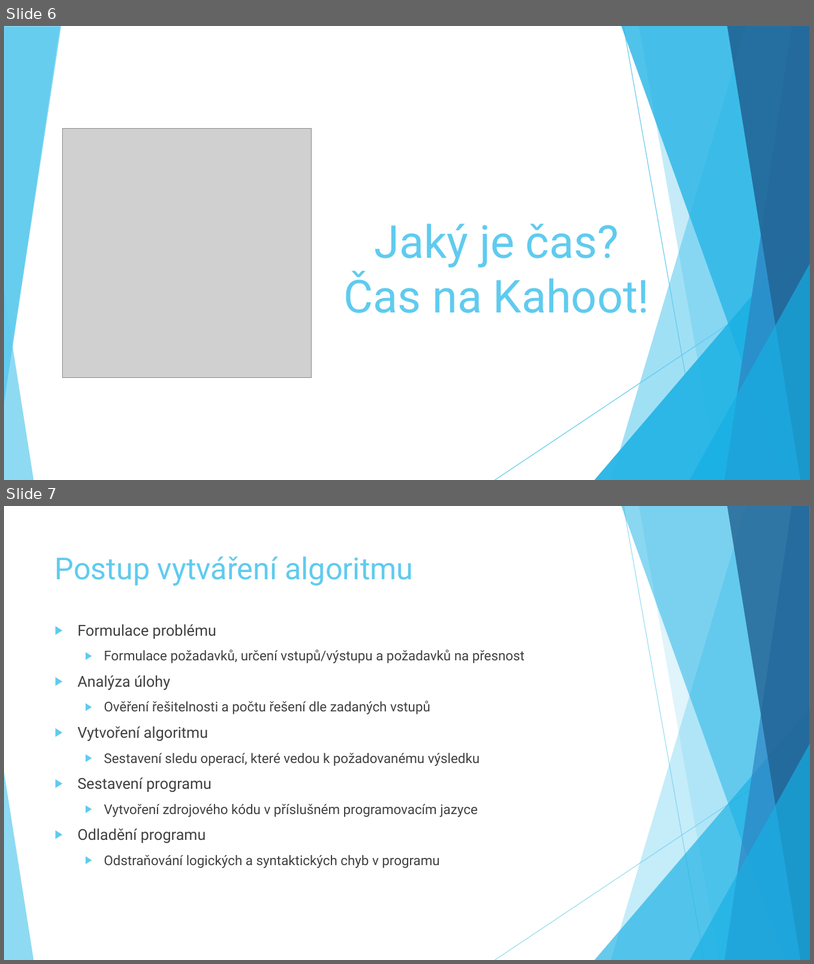
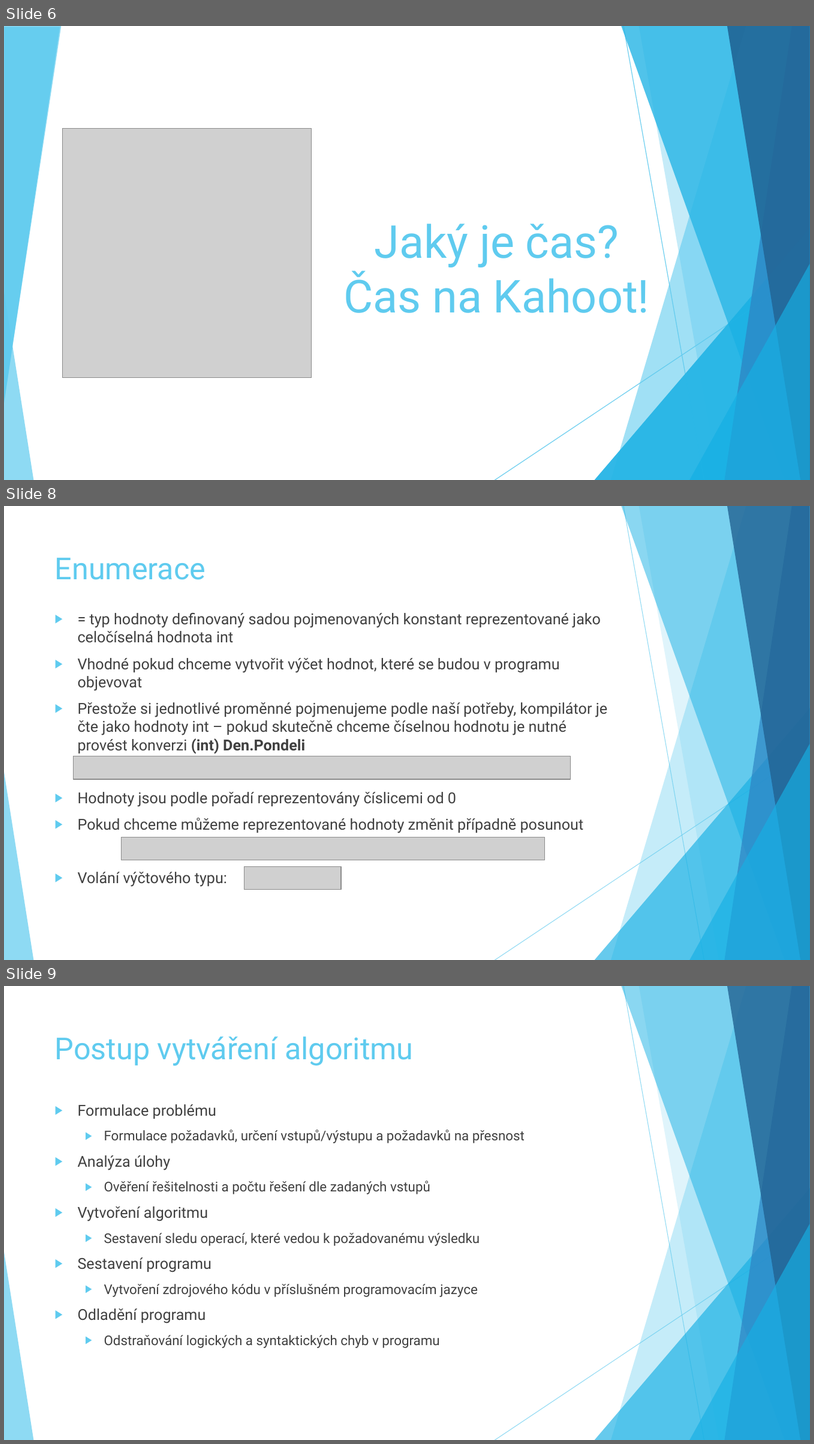
Before and after one commit to dawissl/hradebni, a slide deck: Prezentace/PGM_12_R.pptx. Shown one above the other, each under a label of ours: slides 6 and 7 before the commit, slides 6, 8 and 9 after it; the slides between them are not shown. The pictures are 814x964 and 814x1444 pixels, drawn with LibreOffice and Linux fonts; fonts in the diff are those of the drawing; grey boxes stand for pictures. Boxes give left, top, right and bottom in pixels: in the first picture for what was removed or moved away, otherwise in the second. Text is boxed around its words. In the diff, an @@ line names an element or a change of style, - is before the commit and + after.

```diff
--- a/Prezentace/PGM_12_R.pptx
+++ b/Prezentace/PGM_12_R.pptx
@@ slide 8 added at [4, 506, 810, 960], background #FFFFFF; not listed: 10 template elements that a slide beside it also shows @@
@@ title added at [55, 558, 206, 580], 36 pt, text #5FCBEF @@
+Enumerace
@@ text added at [78, 613, 608, 886], 18 pt, text #404040 @@
+▶ = typ hodnoty definovaný sadou pojmenovaných konstant reprezentované jako celočíselná hodnota int
+▶ Vhodné pokud chceme vytvořit výčet hodnot, které se budou v programu objevovat
+▶ Přestože si jednotlivé proměnné pojmenujeme podle naší potřeby, kompilátor je čte jako hodnoty int – pokud skutečně chceme číselnou hodnotu je nutné provést konverzi (int) Den.Pondeli
+▶ Hodnoty jsou podle pořadí reprezentovány číslicemi od 0
+▶ Pokud chceme můžeme reprezentované hodnoty změnit případně posunout
+▶ Volání výčtového typu:
@@ picture added at [73, 756, 571, 779] @@
@@ picture added at [122, 837, 545, 860] @@
@@ picture added at [244, 867, 342, 889] @@
@@ what was slide 7 is now slide 9 @@
```
Also in this commit, not shown: 1 other slide added, 1 other file.
